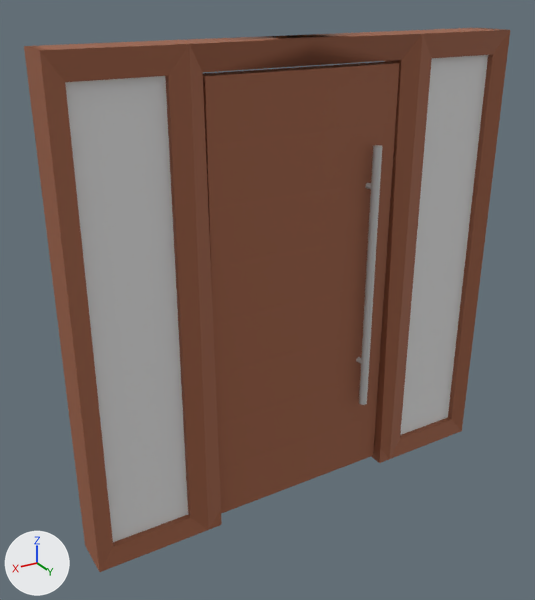
An edit to the FBX model Assets/Models/mainEntrance.fbx, drawn before and after from the same camera.
Rendered twice from a 50 mm lens placed at (2.2, 3.56, 3.1), pointed at (0.2, 0.23, 1.43). The axes (+X, +Y, +Z) are drawn at lower left. The lights are the same throughout. Where no turn or scale is listed for an object, it has been applied to the vertices.
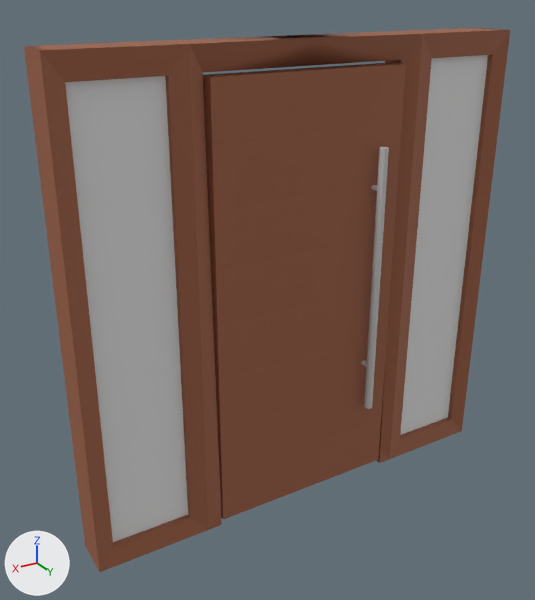
Where the change shows, as pixel boxes (x1, y1, x2, y2) in the pictures (535 x 600 px; the box of a moved part takes in the faces that stretch with it):
'Cube.001', reshaped, moved
    before: (203, 62, 399, 513)
    after: (203, 62, 406, 519)
part 1 of me_cube_001, moved or reshaped
    before: (365, 183, 371, 189)
    after: (371, 185, 377, 191)
part 2 of me_cube_001, moved or reshaped
    before: (356, 357, 361, 363)
    after: (362, 361, 367, 367)
part 3 of me_cube_001, moved or reshaped
    before: (359, 145, 382, 405)
    after: (364, 147, 389, 409)
part 4 of me_cube_001, moved or reshaped
    before: (203, 62, 399, 513)
    after: (203, 62, 404, 519)

Edits to the bpy script that builds the scene:
```text
Change me_cube_001:
    where me_cube_001.from_pydata(...)  # 484 vertices, 302 faces; spans x -1.16..0.0, y -0.14..0.14, z -1.27..1.26
    used by ob_cube_001; location = (0.607, 0.287, 1.434)
    me_cube_001 part 1: the loose piece of 64 vertices spanning x -1.02..-0.98, y 0.05..0.09, z 0.59..0.63 is moved by (0.0, -0.05, 0.0)
    me_cube_001 part 2: the loose piece of 64 vertices spanning x -1.02..-0.98, y 0.05..0.09, z -0.51..-0.47 is moved by (0.0, -0.05, 0.0)
    me_cube_001 part 3: the loose piece of 64 vertices spanning x -1.03..-0.98, y 0.09..0.14, z -0.77..0.84 is moved by (0.0, -0.05, 0.0)
    me_cube_001 part 4: the loose piece of 100 vertices spanning x -1.16..0.0, y -0.06..0.05, z -1.27..1.26 is moved by (0.0, -0.05, 0.0)
Change ob_cube_001:
    ob_cube_001.location: (0.607, 0.287, 1.434) -> (0.607, 0.393, 1.434)
```
